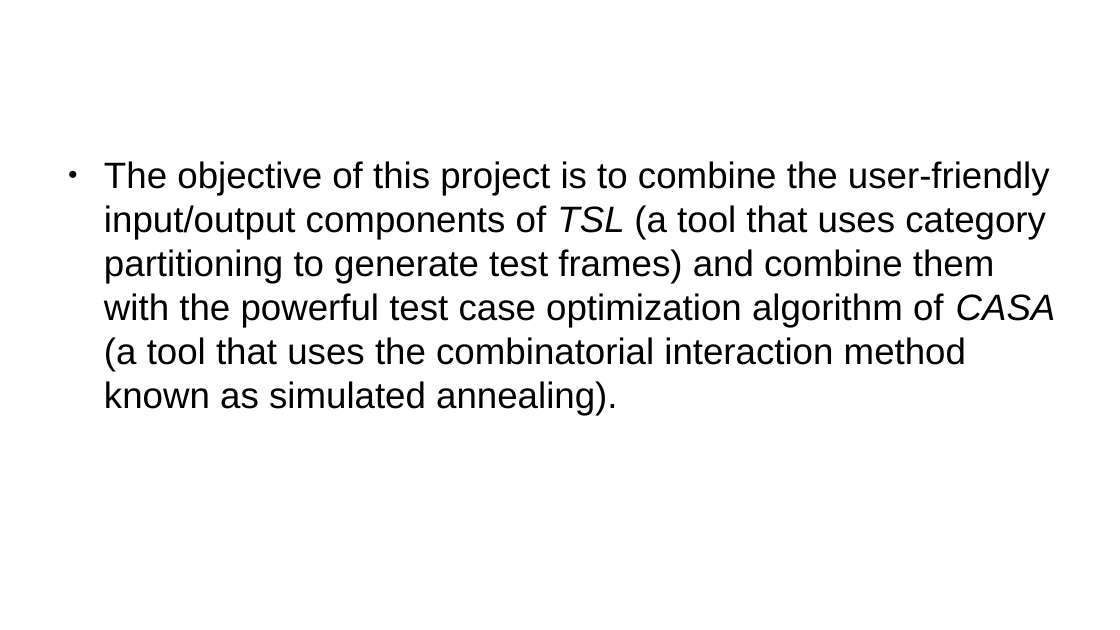
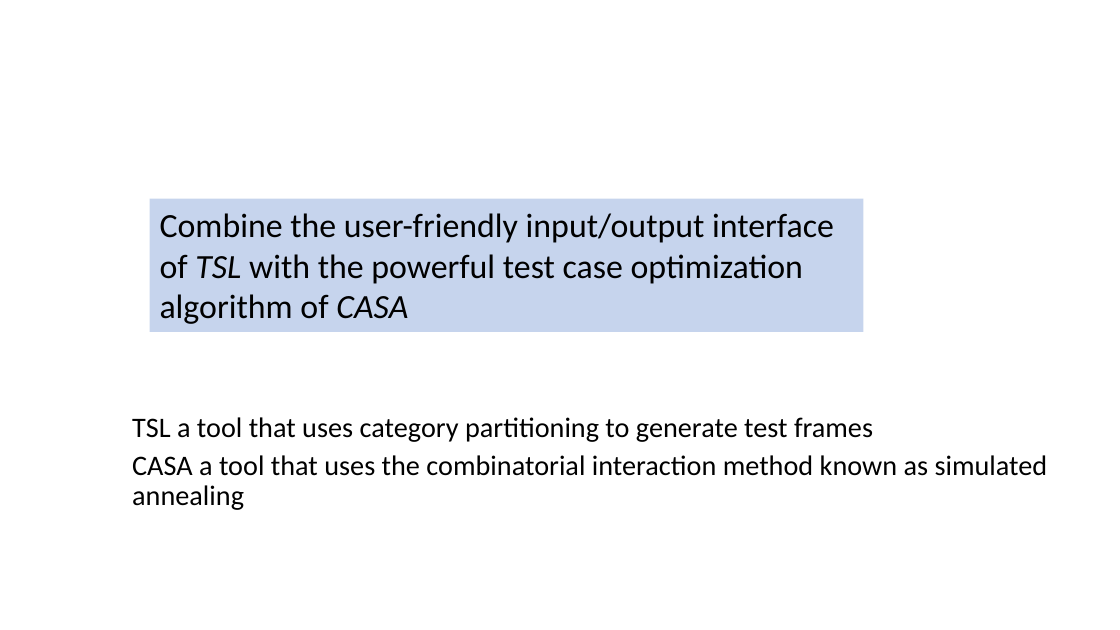
Before and after one commit to Panik-Kontrol/MastersProject, a slide deck: slide 4 of project_proposal.odp. Drawn at 1120x630 pixels with LibreOffice and Linux fonts; fonts in the diff are those of the drawing; background and template pictures are left out. Boxes give left, top, right and bottom in pixels: in the first picture for what was removed or moved away, otherwise in the second. Text is boxed around its words. In the diff, an @@ line names an element or a change of style, - is before the commit and + after.

```diff
--- a/project_proposal.odp
+++ b/project_proposal.odp
@@ rectangle added at bbox=[149, 199, 864, 332], fill #4472C4 at 30% opacity, 24 pt, text #000000 @@
+Combine the user-friendly input/output interface of TSL with the powerful test case optimization algorithm of CASA
@@ text at bbox=[132, 417, 1048, 510]: text changed; size 26 to 20 pt; font Arial to Calibri @@
-● The objective of this project is to combine the user-friendly input/output components of TSL (a tool that uses category partitioning to generate test frames) and combine them with the powerful test case optimization algorithm of CASA (a tool that uses the combinatorial interaction method known as simulated annealing).
+  TSL a tool that uses category partitioning to generate test frames
+  CASA a tool that uses the combinatorial interaction method known as simulated annealing
```
Also in this commit, not shown: 8 other slides changed.
